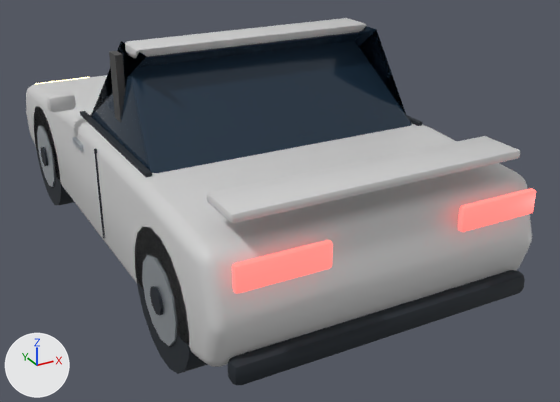
Renders of the glTF model game/models/car_3.glb from each side of a commit.
Camera for both pictures: a 50 mm lens placed at (-1.94, -4.2, 1.7), pointed at (0.2, -0.3, -0.25). The lights are fixed; the arrows at lower left show +X, +Y and +Z. The picture after the commit comes second. Vertices at exactly the same position are counted once.

Objects in the first picture: 'prism'.
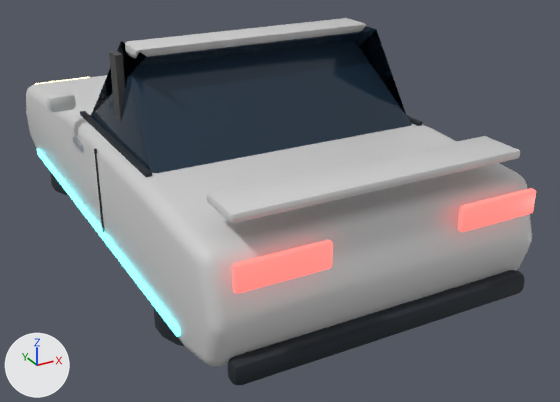
The newer file is also turned or shifted as a whole; pictures and numbers use the older file's frame.

Edits to the bpy script that builds the scene:
```text
Add mat_jet:
    mat_jet = principled_material('Jet')
    mat_jet.base_color = (0.114, 0.896, 1.0)  # cyan #5ff3ff
    mat_jet.roughness = 0.3
    mat_jet.emission_color = (0.114, 0.896, 1.0)  # cyan #5ff3ff
    mat_jet.emission_strength = 3.0
Change me_prism:
    used by ob_prism; location = (0.0, 0.0, 0.0)
    remove me_prism.from_pydata(...)  # 1120 vertices, 2108 faces; spans x -1.04..1.04, y -1.78..1.78, z -0.57..0.83
    add me_prism.from_pydata(...)  # 1120 vertices, 2116 faces; spans x -1.04..1.04, y -1.78..1.78, z -0.48..0.83
    me_prism part 1: a new loose piece, a box spanning x -0.917..-0.892, y -1.365..1.365, z -0.28..-0.24, in mat_jet (cyan #5ff3ff, glowing cyan #5ff3ff)
    me_prism part 2: 8 loose pieces with 172 vertices, spanning x -0.92..0.92, y -1.34..1.48, z -0.57..0.13, are deleted
    me_prism part 3
    36 vertices move from x -0.9..-0.64, y -1.48..-0.76, z -0.57..0.13 to x -0.9..-0.3, y -1.35..-0.75, z -0.44..-0.32
    me_prism part 4
    68 vertices are removed from x -0.9..0.91, y -1.48..1.48, z -0.57..0.13
    149 faces are deleted
    28 vertices move from x -0.9..0.9, y -0.78..1.48, z -0.57..0.13 to x -0.9..0.5, y -0.82..1.35, z -0.44..-0.32
    31 vertices are added at x -0.7..0.9, y -1.35..1.35, z -0.44..-0.32
    13 new vertices lie (0.0, 0.0, 0.12) away from vertices in x 0.3..0.9, y -1.35..-0.75, z -0.44
    105 new faces join them, mat_dark (black #1b232b)
    other edits to the shape of me_prism do not show in these pictures
    add me_prism.materials.append(mat_jet)  # cyan #5ff3ff, glowing cyan #5ff3ff
```

Changed parts and their boxes [x1, y1, x2, y2] in the pictures (560 x 402 px; the box of a moved part takes in the faces that stretch with it):
part 1 of me_prism, added: after [37, 149, 180, 336]
part 2 of me_prism, deleted (mostly hidden): before [37, 126, 178, 346]
part 3 of me_prism, moved or reshaped: before [135, 227, 208, 374]; after [153, 306, 184, 346]
part 4 of me_prism, moved or reshaped (not visible afterwards): before [34, 107, 63, 199]
